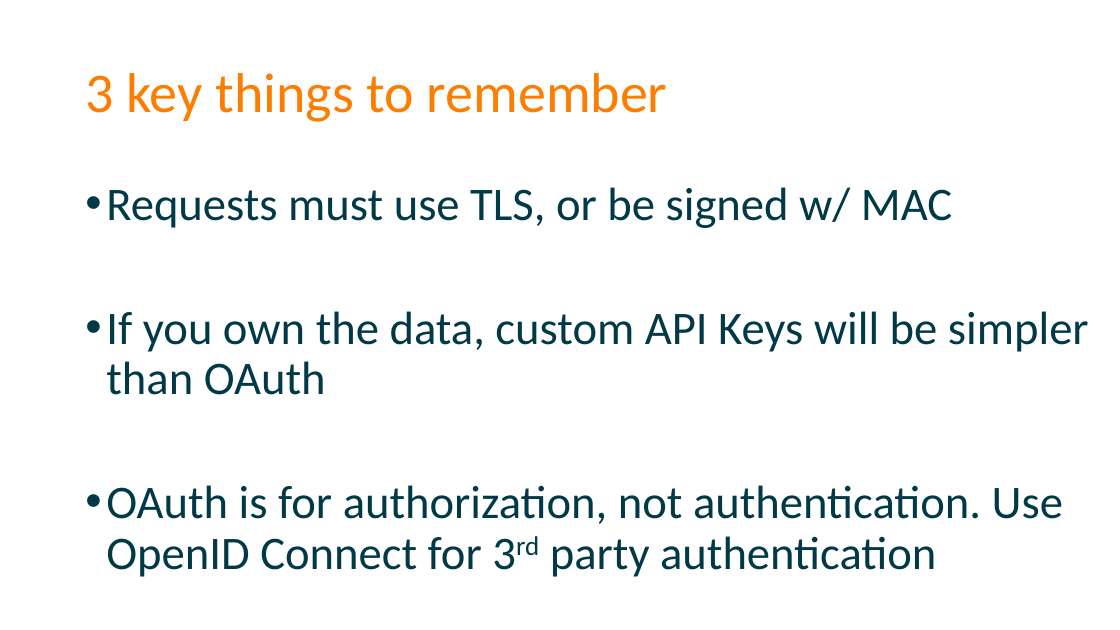
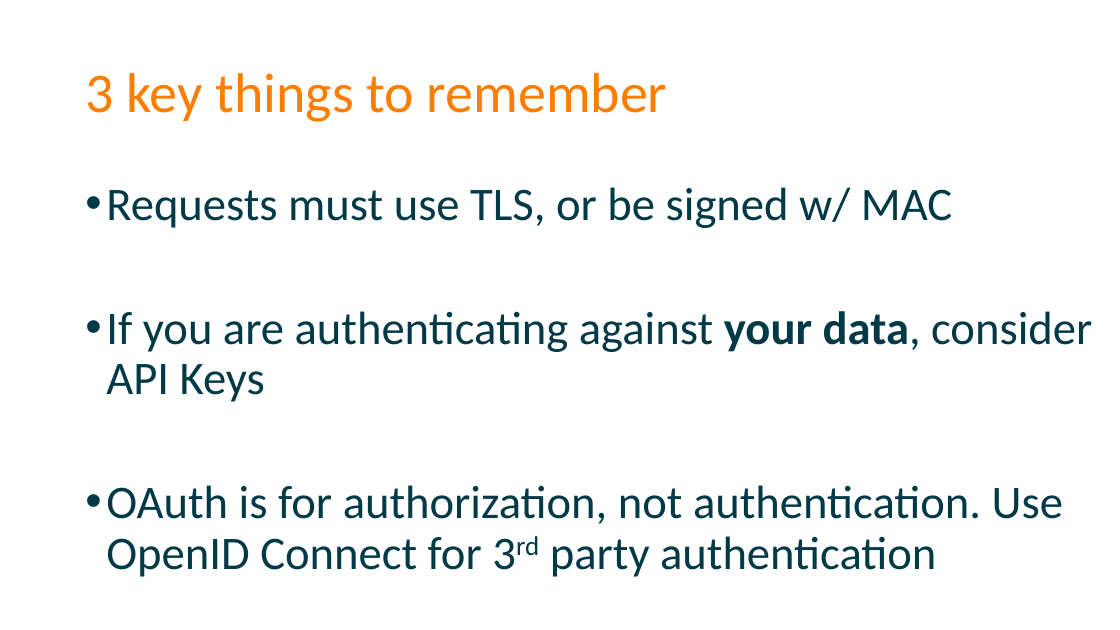
Before and after one commit to spetryjohnson/Securing-Your-API-Endpoints---CodeMash-2016, a slide deck: slide 72 of Securing Your API Endpoints - CodeMash 2016.pptx. Drawn at 1120x630 pixels with LibreOffice and Linux fonts; fonts in the diff are those of the drawing. Boxes give left, top, right and bottom in pixels: in the first picture for what was removed or moved away, otherwise in the second. Text is boxed around its words. In the diff, an @@ line names an element or a change of style, - is before the commit and + after.

Commit message:
Final updates

```diff
--- a/Securing Your API Endpoints - CodeMash 2016.pptx
+++ b/Securing Your API Endpoints - CodeMash 2016.pptx
@@ text at (106,311,1092,402): text changed @@
-• If you own the data, custom API Keys will be simpler than OAuth
+• If you are authenticating against your data, consider API Keys
```
Also in this commit, not shown: 3 other slides changed.
